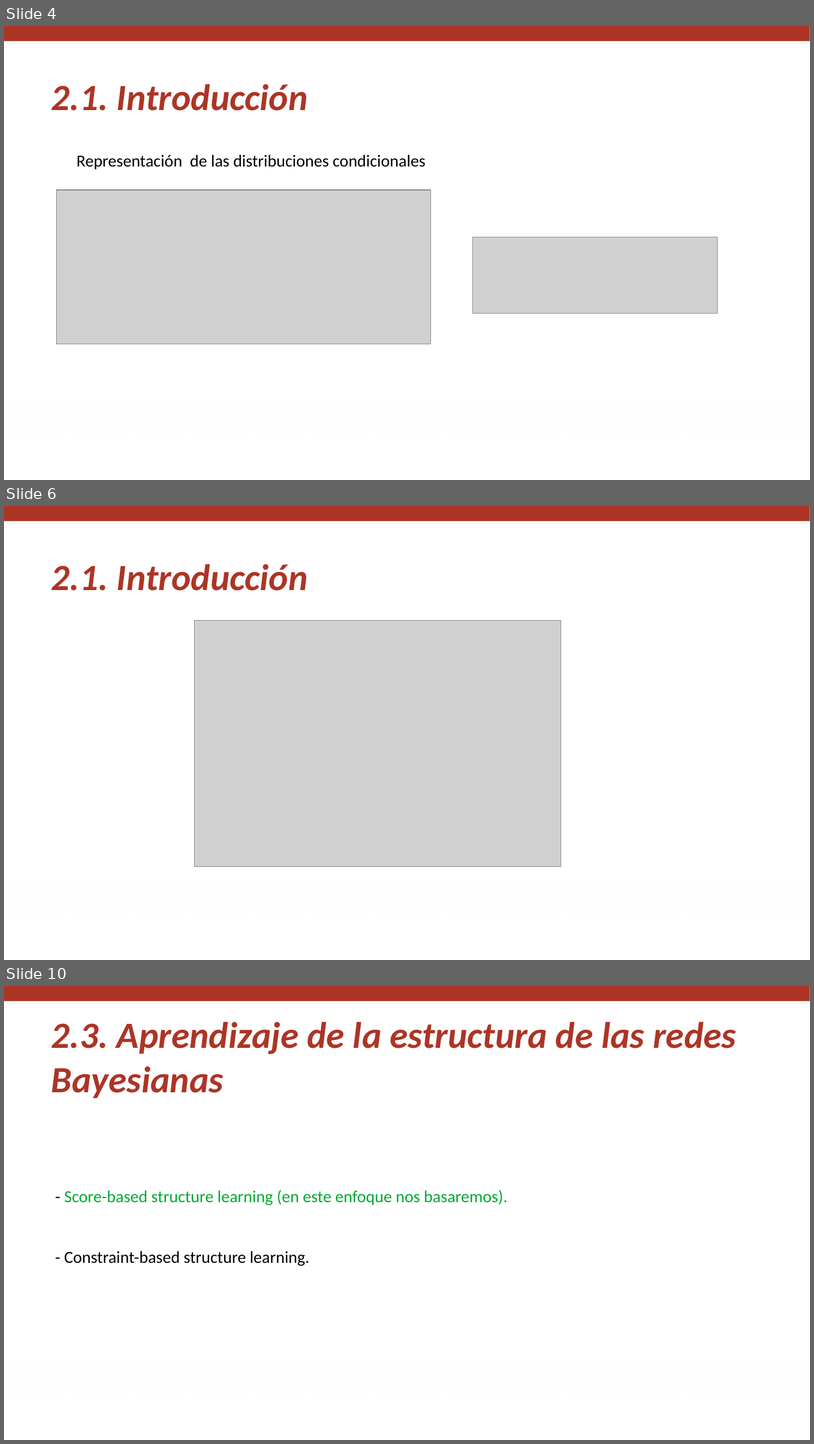
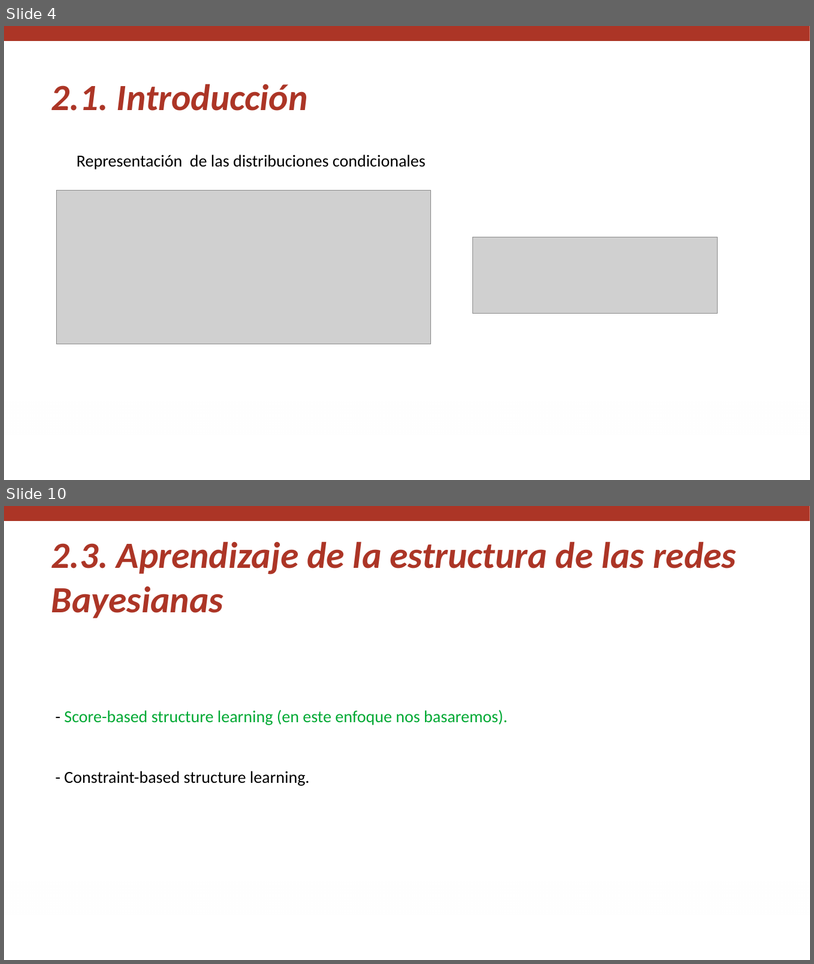
Before and after one commit to igomezv/RazonamientoProbabilistico, a slide deck: slides/M4_L2_bjp_2.pptx. Shown one above the other, each under a label of ours: slides 4, 6 and 10 before the commit, slides 4 and 10 after it; the slides between them are not shown. The pictures are 814x1444 and 814x964 pixels, drawn with LibreOffice and Linux fonts; fonts in the diff are those of the drawing; grey boxes stand for pictures; background and template pictures are left out. Boxes give left, top, right and bottom in pixels: in the first picture for what was removed or moved away, otherwise in the second. Text is boxed around its words. In the diff, an @@ line names an element or a change of style, - is before the commit and + after.

```diff
--- a/slides/M4_L2_bjp_2.pptx
+++ b/slides/M4_L2_bjp_2.pptx
@@ slide 6 removed at [4,506,810,960], background #FFFFFF; not listed: 2 template elements that a slide beside it also shows @@
@@ text removed at [51,564,308,591] @@
-2.1. Introducción
@@ picture removed at [195,621,561,867] @@
```
Also in this commit, not shown: 6 slides changed, 1 slide added.
